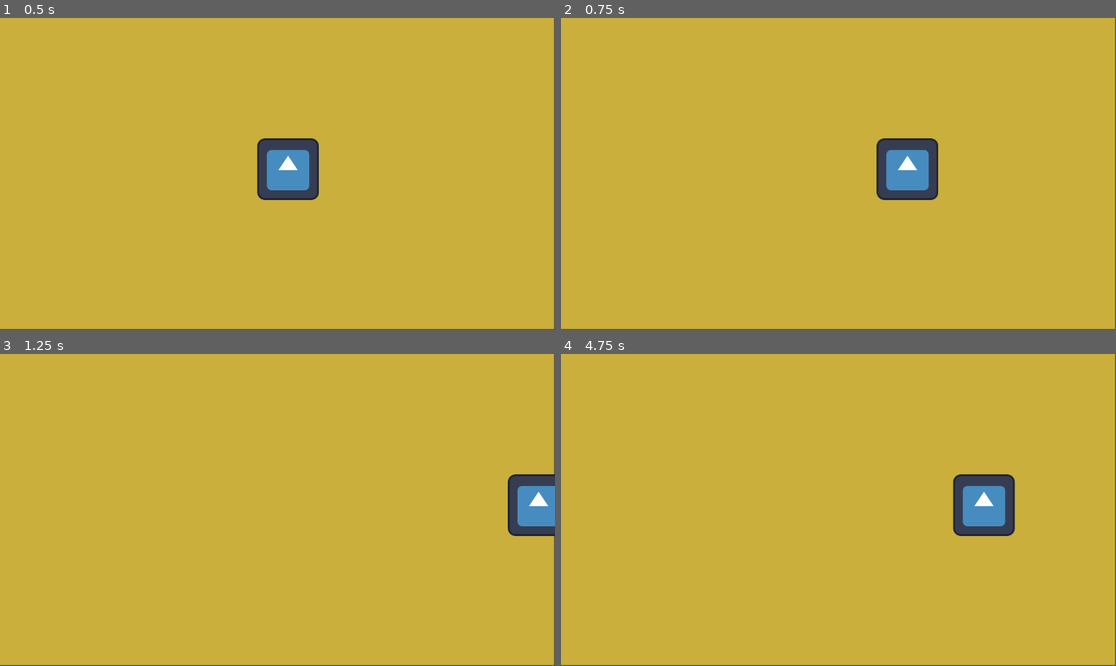
Above: before the commit, frames 1-4 (two rows, left to right).
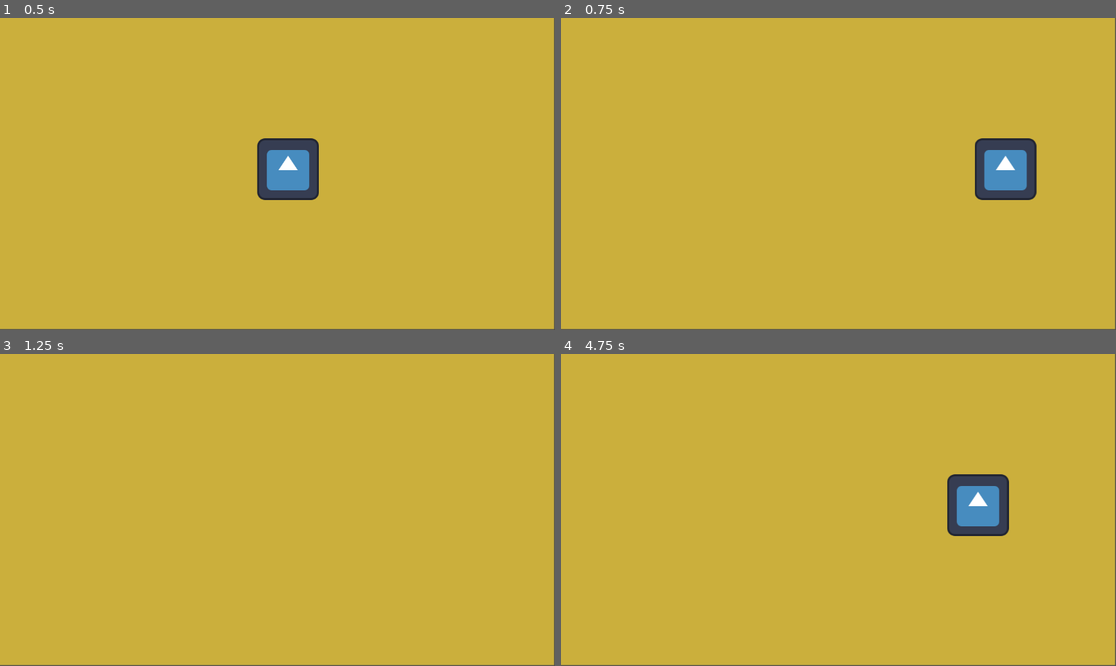
Above: after the commit, the same moments.

Repository: NicholasNg380/PING
Game: Godot game, scene res://scenes/Game.tscn
Same seed, same stepped clock (60 frames per second), same inputs: the game is played once before the commit and once after it. The engine's default icon, where the game draws it, is replaced by a stand-in: a white triangle on a blue panel in a dark square.
Inputs:
- Up to frame 1 (0.5 s): no input
- Up to frame 2 (0.75 s): tap Enter at 0.5 s; hold D (right) from 0.53 s (still down); tap Shift (shift, bound only after the commit) at 0.6 s
- Up to frame 3 (1.25 s): keep holding D (right)
- Up to frame 4 (4.75 s): release D (right) at 1.28 s; hold S (down) 1.28-2.03 s; tap Shift (shift, bound only after the commit) every 0.75 s from 1.35 to 4.35 s; hold D (right) 2.03-2.78 s; tap Space at 2.75, 4.25 s; hold W (up) 2.78-3.53 s; tap Enter at 3.5 s; hold A (left) from 3.53 s (still down)

Frame 1 is identical in both runs. In frame 2, 4.4% of the frame differs, in the area x 56-86%, y 38-59%; in frame 3, 1.7%; in frame 4, 1.0%.

Commit message:
Dash
The player can now dash. Values to be set later

Diff:
--- a/project.godot
+++ b/project.godot
@@ -37,6 +37,11 @@
 "events": [Object(InputEventKey,"resource_local_to_scene":false,"resource_name":"","device":-1,"window_id":0,"alt_press …(192 unchanged characters)…
 ]
 }
+shift={
+"deadzone": 0.2,
+"events": [Object(InputEventKey,"resource_local_to_scene":false,"resource_name":"","device":0,"window_id":0,"alt_pressed":false,"shift_pressed":false,"ctrl_pressed":false,"meta_pressed":false,"pressed":false,"keycode":0,"physical_keycode":4194325,"key_label":0,"unicode":0,"location":0,"echo":false,"script":null)
+]
+}
 
 [physics]
 
--- a/scripts/player.gd
+++ b/scripts/player.gd
@@ -4,7 +4,7 @@
 const ACCELERATION: int = 15
 const FRICTION: int = 13
 
-const DASH_SPEED: int = 2000
+const DASH_SPEED: int = 4000
 const DASH_TIME: float = 0.12
 var can_dash: bool = true
 var dash_timer: float = 0.0
@@ -20,14 +20,12 @@
 		).normalized()
 	var lerp_weight = delta * (ACCELERATION if input else FRICTION)
 
-	velocity = lerp(velocity, input * (MAX_SPEED), lerp_weight)
-	"""
 	if can_dash and Input.is_action_just_pressed("shift"):
 		can_dash = false
 		dash_timer = DASH_TIME
 		dash_reload_timer = DASH_RELOAD_COST
 
-		velocity = lerp(velocity, input * (DASH_SPEED), lerp_weight)
+		velocity = input * DASH_SPEED
 	else:
 		velocity = lerp(velocity, input * (MAX_SPEED), lerp_weight)
 
@@ -38,6 +36,5 @@
 			dash_reload_timer  -= delta
 		else:
 			can_dash = true
-			"""
 
 	move_and_slide()
